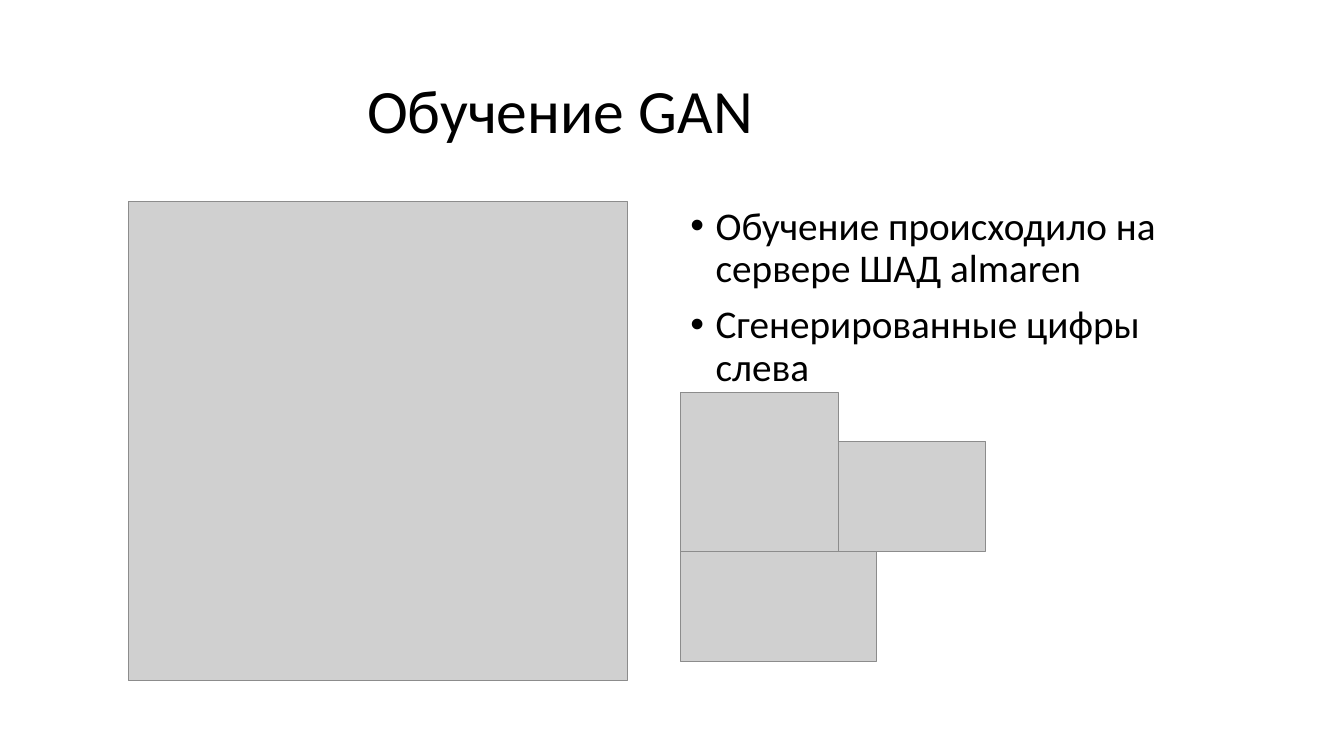
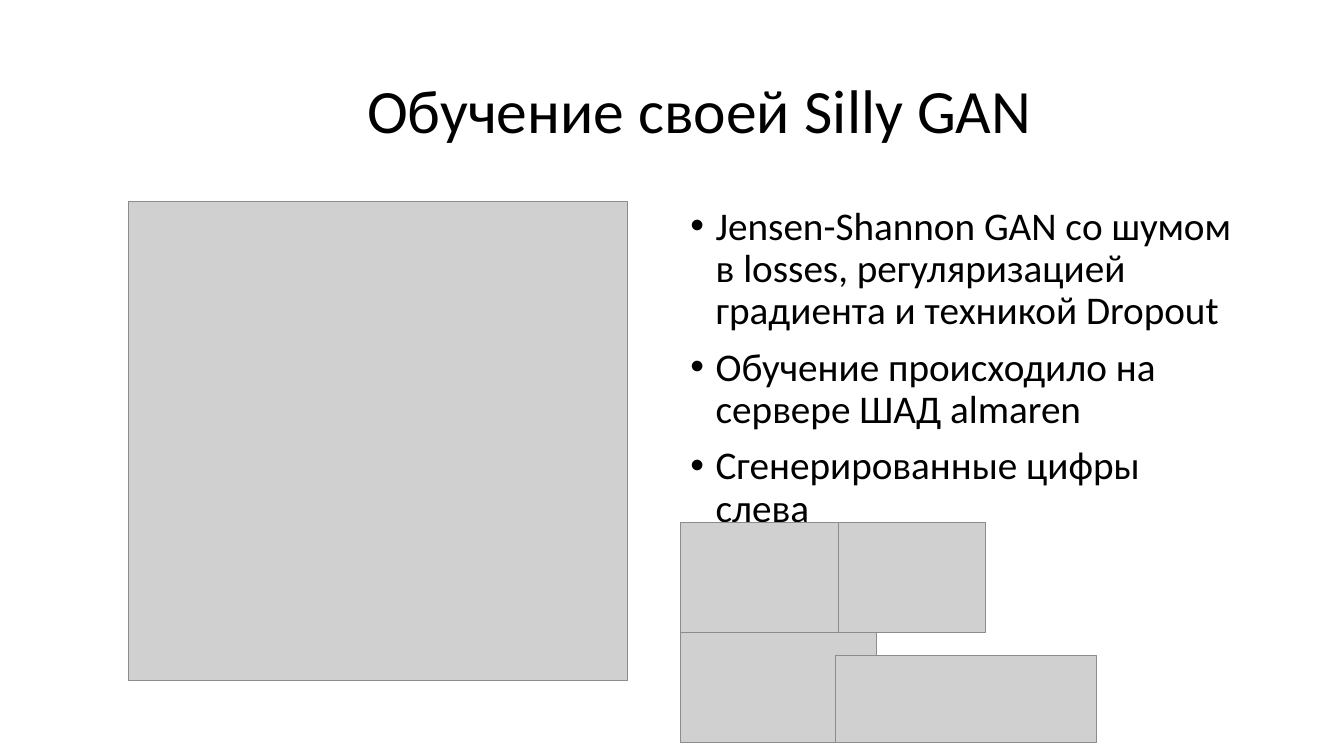
Before and after one commit to Private-ML/gan, a slide deck: slide 5 of GAN MNIST/some slides.pptx (slide 4 before the commit). Drawn at 1344x756 pixels with LibreOffice and Linux fonts; fonts in the diff are those of the drawing; grey boxes stand for pictures; background and template pictures are left out. Boxes give left, top, right and bottom in pixels: in the first picture for what was removed or moved away, otherwise in the second. Text is boxed around its words. In the diff, an @@ line names an element or a change of style, - is before the commit and + after.

```diff
--- a/GAN MNIST/some slides.pptx
+++ b/GAN MNIST/some slides.pptx
@@ title at (x1=367, y1=90, x2=1031, y2=143): text changed @@
-Обучение GAN
+Обучение своей Silly GAN
@@ text at (x1=716, y1=212, x2=1232, y2=331): paragraph added @@
+• Jensen-Shannon GAN со шумом в losses, регуляризацией градиента и техникой Dropout
@@ picture moved from (x1=681, y1=393, x2=839, y2=552) to (x1=681, y1=522, x2=839, y2=681) @@
@@ picture moved from (x1=839, y1=442, x2=986, y2=552) to (x1=839, y1=522, x2=986, y2=632) @@
@@ picture moved from (x1=681, y1=552, x2=876, y2=661) to (x1=681, y1=633, x2=876, y2=743) @@
@@ picture added at (x1=836, y1=656, x2=1097, y2=743) @@
```
Also in this commit, not shown: 4 other slides changed, 8 slides added.
